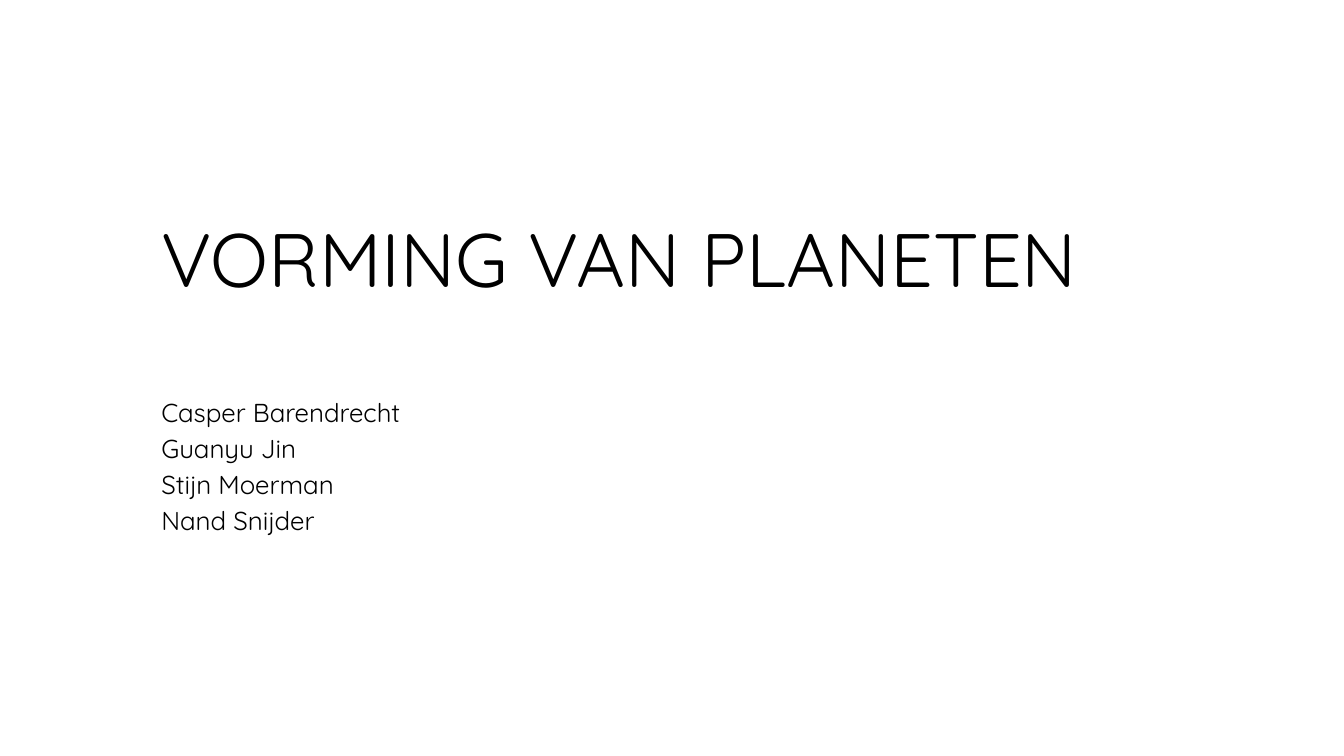
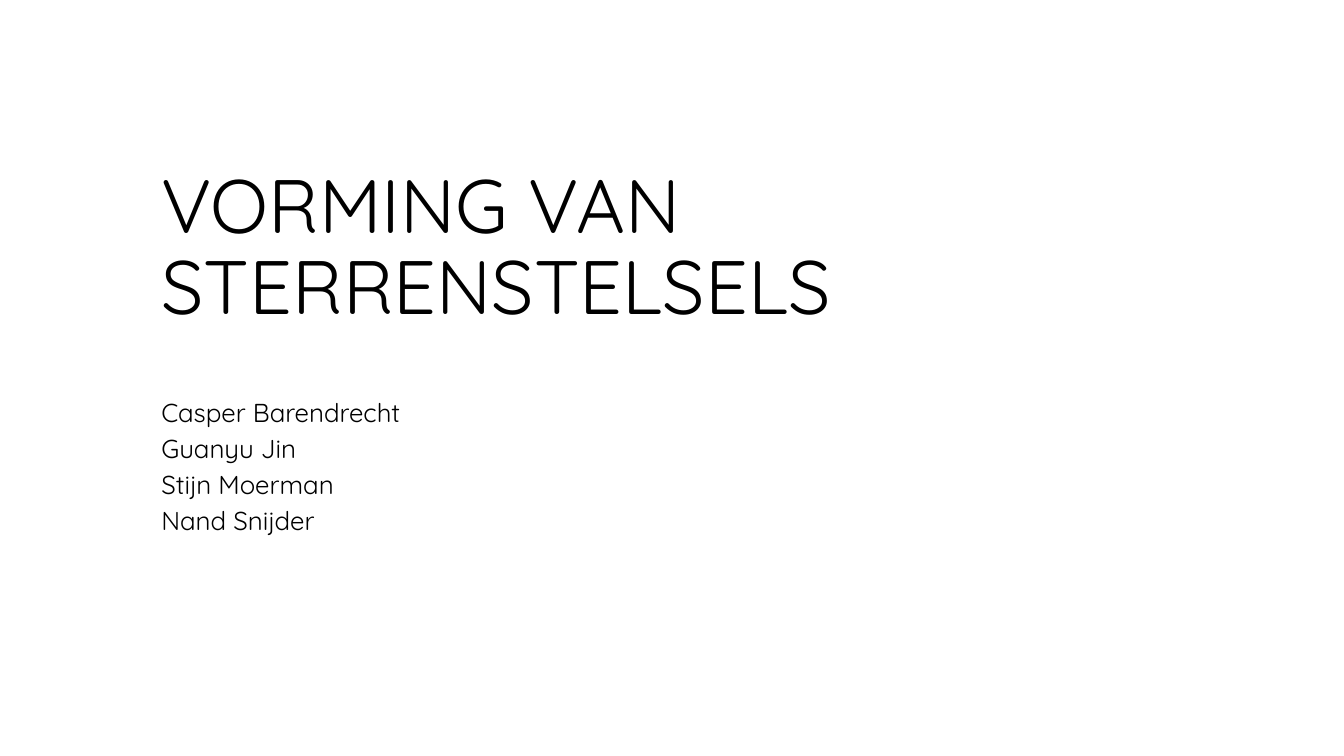
Before and after one commit to CBarendrecht/mod2b, a slide deck: slide 1 of Presentatie/Presentatie.pptx. Drawn at 1344x756 pixels with LibreOffice and Linux fonts; fonts in the diff are those of the drawing; background and template pictures are left out. Boxes give left, top, right and bottom in pixels: in the first picture for what was removed or moved away, otherwise in the second. Text is boxed around its words. In the diff, an @@ line names an element or a change of style, - is before the commit and + after.

Commit message:
PPT titel

```diff
--- a/Presentatie/Presentatie.pptx
+++ b/Presentatie/Presentatie.pptx
@@ title at (x1=161, y1=179, x2=831, y2=315): text changed @@
-VORMING VAN PLANETEN
+VORMING VAN STERRENSTELSELS
```
